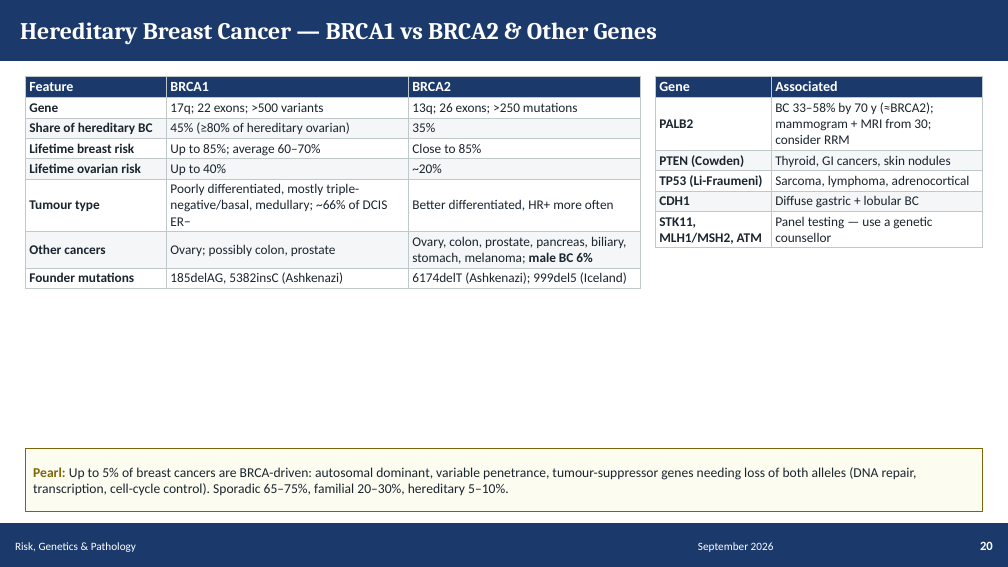
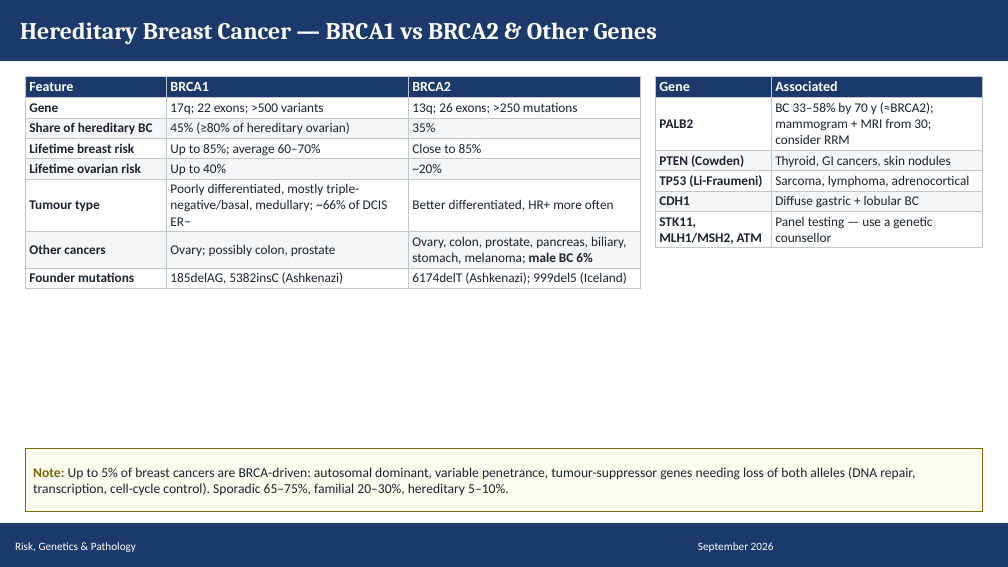
Before and after one commit to Muluamlak/Phone, a slide deck: slide 20 of BreastCancer_Management_Visual_65.pptx. Drawn at 1008x567 pixels with LibreOffice and Linux fonts; fonts in the diff are those of the drawing. Boxes give left, top, right and bottom in pixels: in the first picture for what was removed or moved away, otherwise in the second. Text is boxed around its words. In the diff, an @@ line names an element or a change of style, - is before the commit and + after.

```diff
--- a/BreastCancer_Management_Visual_65.pptx
+++ b/BreastCancer_Management_Visual_65.pptx
@@ text at bbox=[33, 467, 915, 496]: text changed @@
-Pearl: Up to 5% of breast cancers are BRCA-driven: autosomal dominant, variable penetrance, tumour-suppressor genes needing loss of both alleles (DNA repair, transcription, cell-cycle control). Sporadic 65–75%, familial 20–30%, hereditary 5–10%.
+Note: Up to 5% of breast cancers are BRCA-driven: autosomal dominant, variable penetrance, tumour-suppressor genes needing loss of both alleles (DNA repair, transcription, cell-cycle control). Sporadic 65–75%, familial 20–30%, hereditary 5–10%.
@@ text removed at bbox=[980, 541, 993, 550] @@
-20
```
Also in this commit, not shown: 64 other slides changed.
